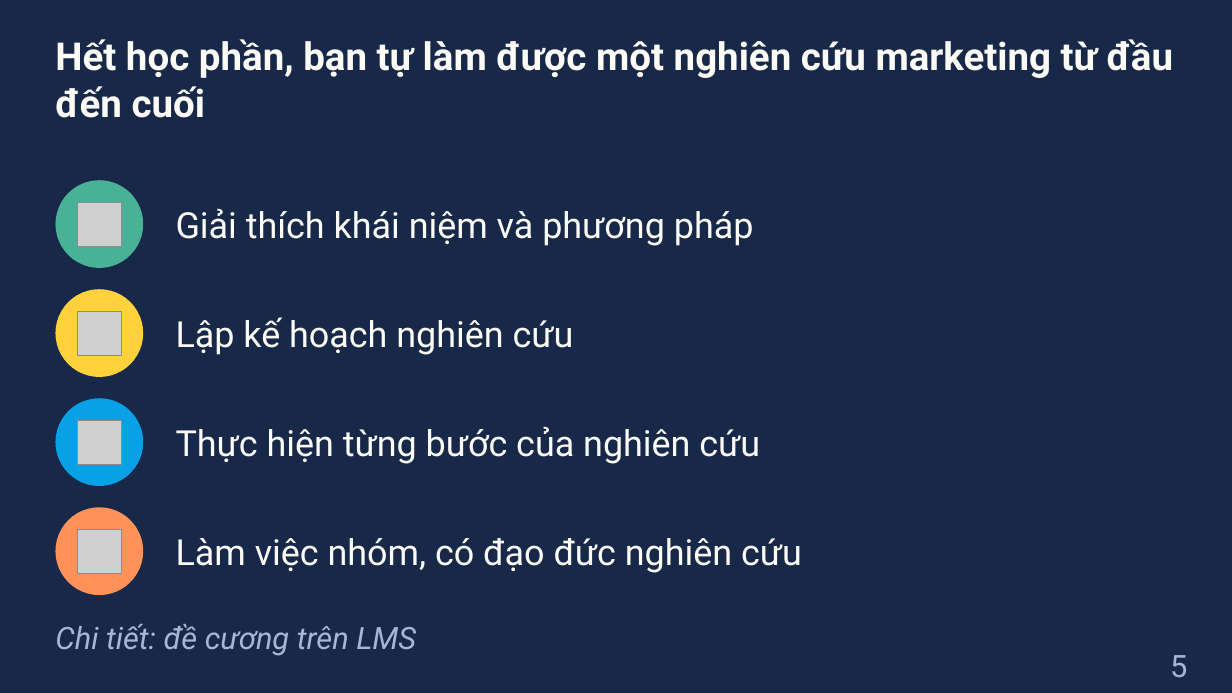
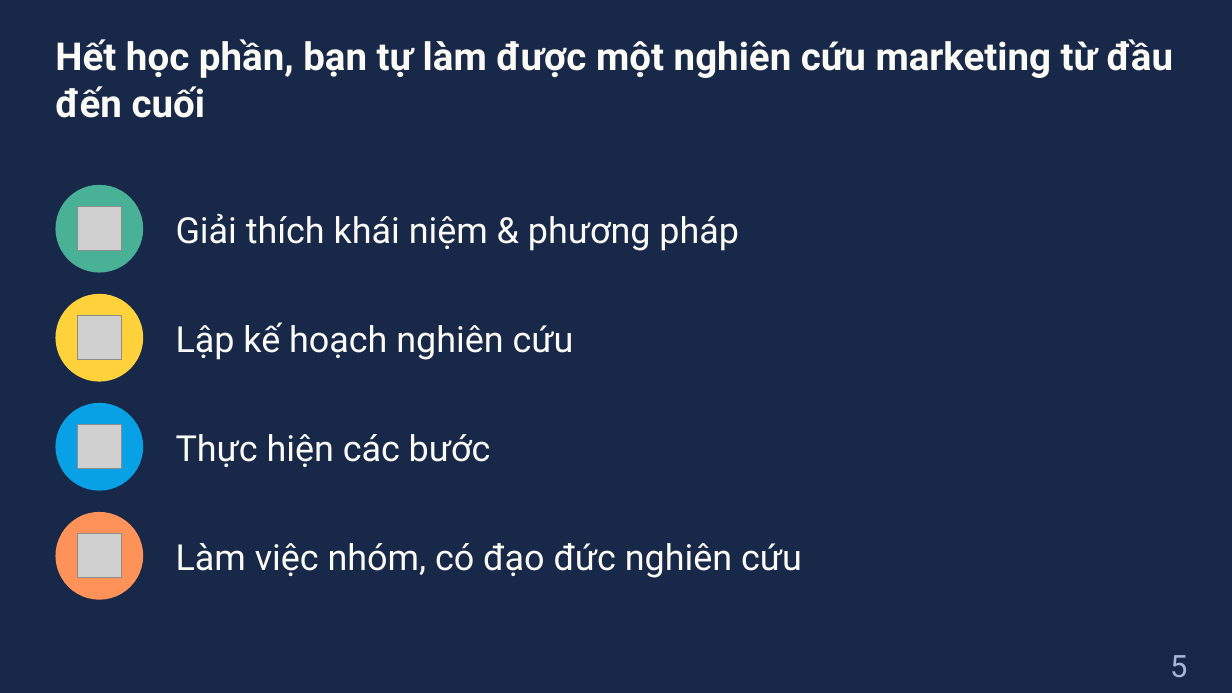
Before and after one commit to dnbaoquyen/academic-pptx-skill, a slide deck: slide 5 of courses/MKT1107/lessons/W1_slides.pptx. Drawn at 1232x693 pixels with LibreOffice and Linux fonts; fonts in the diff are those of the drawing; grey boxes stand for pictures. Boxes give left, top, right and bottom in pixels: in the first picture for what was removed or moved away, otherwise in the second. Text is boxed around its words. In the diff, an @@ line names an element or a change of style, - is before the commit and + after.

```diff
--- a/courses/MKT1107/lessons/W1_slides.pptx
+++ b/courses/MKT1107/lessons/W1_slides.pptx
@@ text at bbox=[176, 213, 739, 251]: text changed @@
-Giải thích khái niệm và phương pháp
+Giải thích khái niệm & phương pháp
@@ text at bbox=[176, 434, 491, 467]: text changed @@
-Thực hiện từng bước của nghiên cứu
+Thực hiện các bước
@@ 4 pictures, 4 ellipses, 2 texts: place and size @@
-4 pictures, 4 ellipses, 2 texts at bbox=[55, 180, 802, 595]
+4 pictures, 4 ellipses, 2 texts at bbox=[55, 185, 802, 600]
@@ text removed at bbox=[55, 624, 416, 656] @@
-Chi tiết: đề cương trên LMS
```
Also in this commit, not shown: 29 other slides changed, 7 slides added, 9 slides removed, 4 other files.
